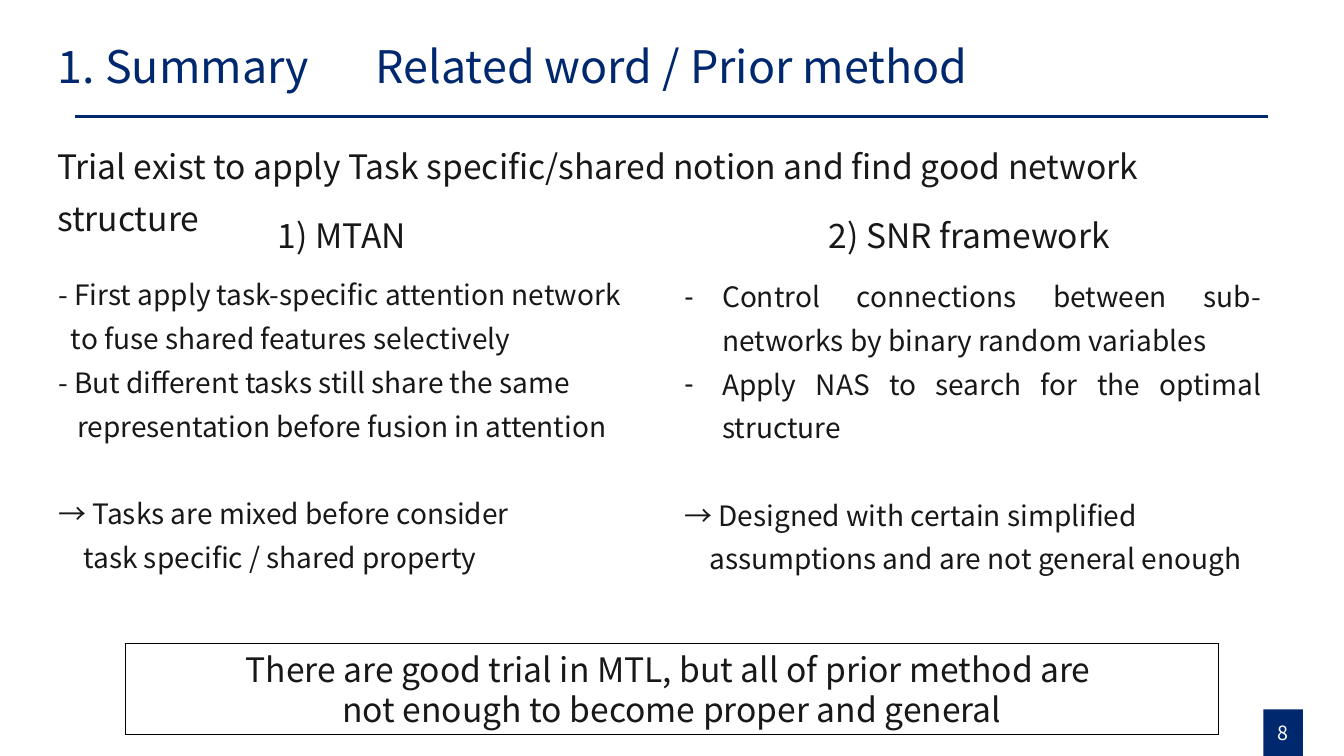
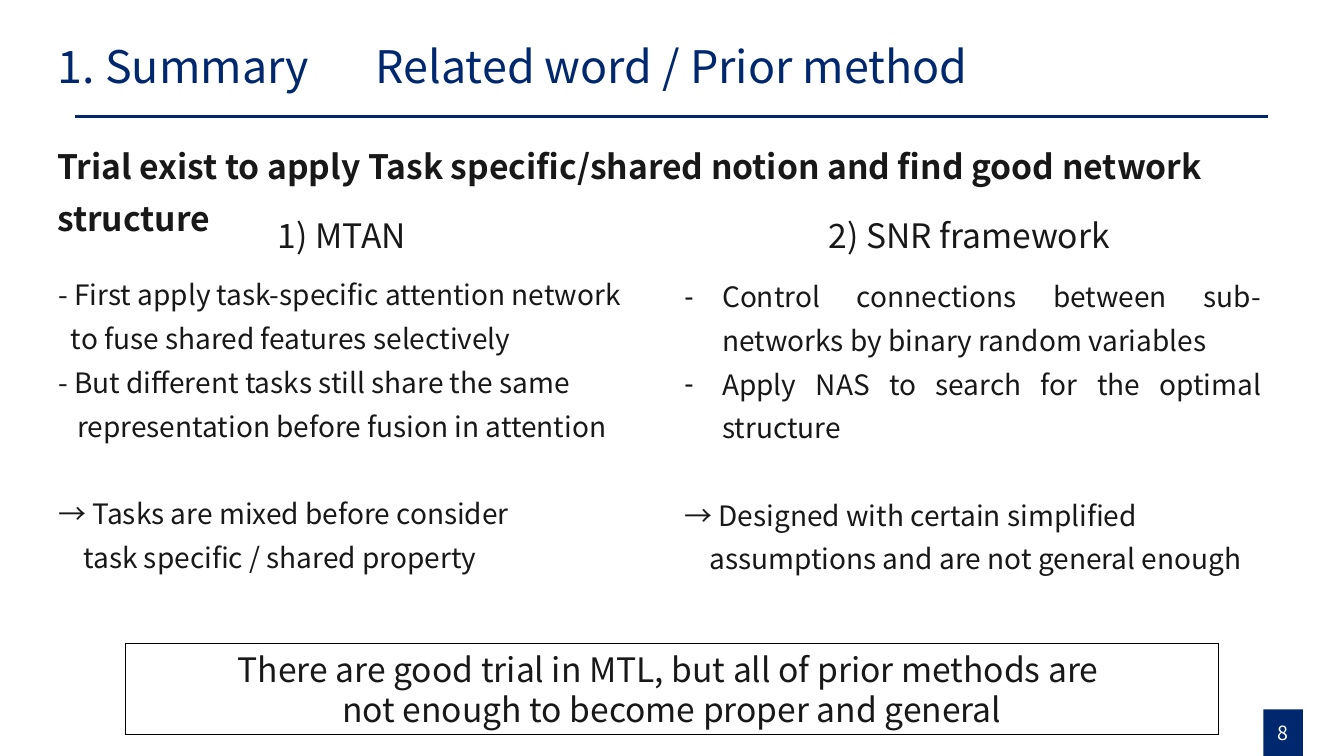
Before and after one commit to gusrn0505/TIL, a slide deck: slide 8 of [PPTPLUG]PP-151/RecSys 발표 준비_강현구.pptx. Drawn at 1344x756 pixels with LibreOffice and Linux fonts; fonts in the diff are those of the drawing. Boxes give left, top, right and bottom in pixels: in the first picture for what was removed or moved away, otherwise in the second. Text is boxed around its words. In the diff, an @@ line names an element or a change of style, - is before the commit and + after.

```diff
--- a/[PPTPLUG]PP-151/RecSys 발표 준비_강현구.pptx
+++ b/[PPTPLUG]PP-151/RecSys 발표 준비_강현구.pptx
@@ text "Trial exist to apply Task ..." at (57, 151, 1202, 187): bold on @@
@@ text in rectangle at (238, 655, 1098, 691): text changed @@
-There are good trial in MTL, but all of prior method are
+There are good trial in MTL, but all of prior methods are
```
Also in this commit, not shown: 12 other slides changed, 3 other files.
